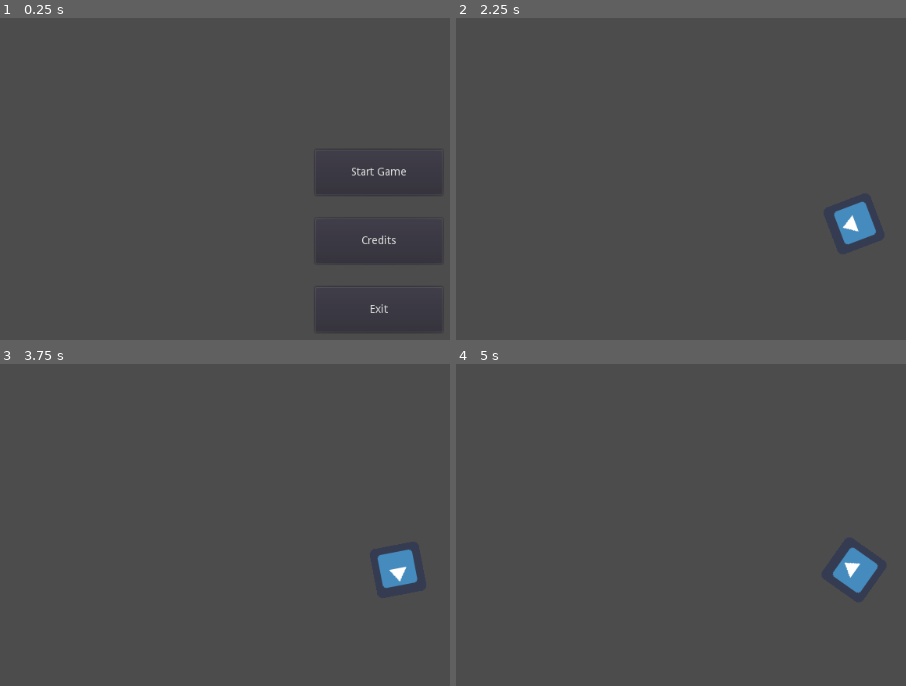
Above: before the commit, frames 1-4 (two rows, left to right).
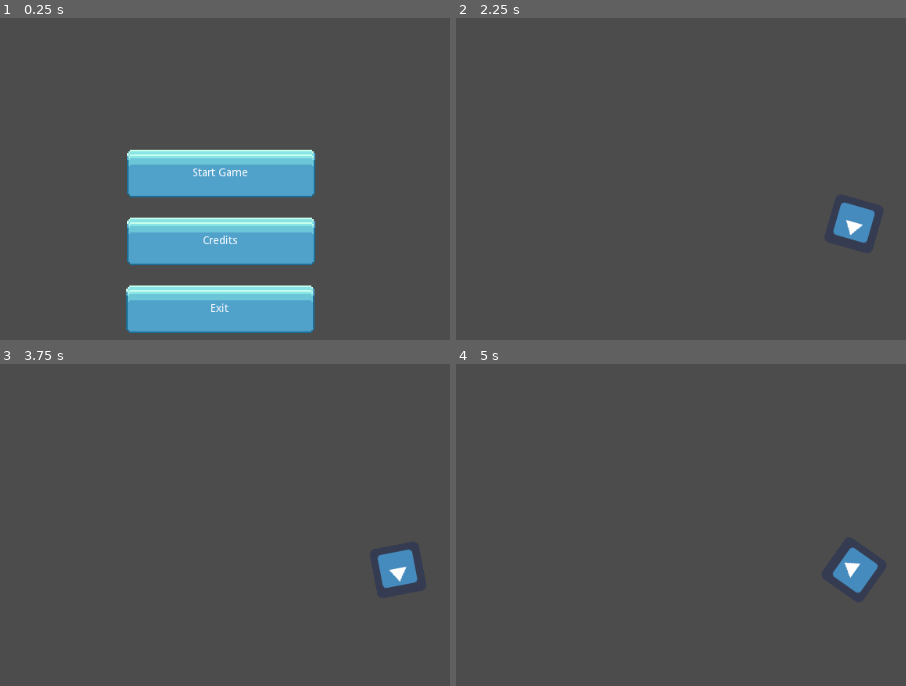
Above: after the commit, the same moments.

Repository: Va-Sdian/GameJam123TheWeb
Game: Godot game, scene res://scenes/MainMenu.tscn
The game is run twice, just before and just after one commit, with the same random seed, the same clock (stepped at 60 frames per second) and the same inputs. The engine's default icon, where the game draws it, is replaced by a stand-in: a white triangle on a blue panel in a dark square.
Inputs (mouse positions are in pixels of both pictures, inside the frame that each line leads up to):
- Up to frame 1 (0.25 s): no input
- Up to frame 2 (2.25 s): click "Credits" at 0.5 s; click "Go back" at 1.25 s; click "Start Game" at 2 s
- Up to frame 3 (3.75 s): tap Enter at 2.75 s; move the mouse to (outside the picture) at 2.77 s; hold Right (ui_right) 2.78-3.53 s; tap Space at 3.5 s; move the mouse to (225, 602) at 3.52 s; hold Down (ui_down) from 3.53 s (still down)
- Up to frame 4 (5 s): tap Enter at 4.25 s; move the mouse to (outside the picture) at 4.27 s; release Down (ui_down) at 4.28 s; hold Right (ui_right) from 4.28 s (still down)

The runs differ from the first frame. In frame 1, 19% of the frame differs, in the area x 28-97%, y 40-98%; in frame 2, 0.4%; in frame 3, less than 0.1%; in frame 4, nothing differs.

Commit message:
Заменил кнопки
Заменил кнопки на TextureButton

Diff:
--- a/scenes/Button.tscn
+++ /dev/null
@@ -1,11 +0,0 @@
-[gd_scene load_steps=2 format=2]
-
-[ext_resource path="res://sounds/Button.gd" type="Script" id=1]
-
-[node name="Exit" type="Button"]
-margin_left = 424.0
-margin_top = 368.0
-margin_right = 587.0
-margin_bottom = 426.0
-text = "Exit"
-script = ExtResource( 1 )
--- a/scenes/Credits.tscn
+++ b/scenes/Credits.tscn
@@ -1,6 +1,7 @@
-[gd_scene load_steps=2 format=2]
+[gd_scene load_steps=3 format=2]
 
-[ext_resource path="res://scenes/Button.tscn" type="PackedScene" id=1]
+[ext_resource path="res://scripts/Button.gd" type="Script" id=1]
+[ext_resource path="res://Sprites/buttons/ButtonBlue13.png" type="Texture" id=2]
 
 [node name="Credits" type="Node2D"]
 
@@ -16,10 +17,21 @@
 Music and sound effects: Va Sdian
 Art: Crab"
 
-[node name="Exit" parent="." instance=ExtResource( 1 )]
-margin_left = 57.0
-margin_top = 37.0
-margin_right = 220.0
-margin_bottom = 95.0
+[node name="TextureButton" type="TextureButton" parent="."]
+margin_left = 29.0
+margin_top = 31.0
+margin_right = 270.0
+margin_bottom = 92.0
+texture_normal = ExtResource( 2 )
+texture_pressed = ExtResource( 2 )
+expand = true
+script = ExtResource( 1 )
+reference_path = "res://scenes/MainMenu.tscn"
+
+[node name="Label" type="Label" parent="TextureButton"]
+margin_right = 239.0
+margin_bottom = 60.0
 text = "Go back"
-reference_path = "res://scenes/MainMenu.tscn"
+align = 1
+valign = 1
+clip_text = true
--- a/scenes/MainMenu.tscn
+++ b/scenes/MainMenu.tscn
@@ -1,26 +1,62 @@
 [gd_scene load_steps=3 format=2]
 
-[ext_resource path="res://scenes/Button.tscn" type="PackedScene" id=1]
-[ext_resource path="res://sounds/Button.gd" type="Script" id=2]
+[ext_resource path="res://scripts/Button.gd" type="Script" id=2]
+[ext_resource path="res://Sprites/buttons/ButtonBlue13.png" type="Texture" id=3]
 
 [node name="MainMenu" type="Node2D"]
 
-[node name="StartGame" type="Button" parent="."]
-margin_left = 424.0
+[node name="StartGame" type="TextureButton" parent="."]
+margin_left = 183.0
 margin_top = 192.0
-margin_right = 587.0
-margin_bottom = 250.0
-text = "Start Game"
+margin_right = 424.0
+margin_bottom = 253.0
+texture_normal = ExtResource( 3 )
+texture_pressed = ExtResource( 3 )
+expand = true
 script = ExtResource( 2 )
 reference_path = "res://scenes/GameWindow.tscn"
 
-[node name="Credits" type="Button" parent="."]
-margin_left = 424.0
-margin_top = 280.0
-margin_right = 587.0
-margin_bottom = 338.0
-text = "Credits"
+[node name="Label" type="Label" parent="StartGame"]
+margin_right = 239.0
+margin_bottom = 60.0
+text = "Start Game"
+align = 1
+valign = 1
+clip_text = true
+
+[node name="Credits" type="TextureButton" parent="."]
+margin_left = 183.0
+margin_top = 279.0
+margin_right = 424.0
+margin_bottom = 340.0
+texture_normal = ExtResource( 3 )
+texture_pressed = ExtResource( 3 )
+expand = true
 script = ExtResource( 2 )
 reference_path = "res://scenes/Credits.tscn"
 
-[node name="Exit" parent="." instance=ExtResource( 1 )]
+[node name="Label" type="Label" parent="Credits"]
+margin_right = 239.0
+margin_bottom = 60.0
+text = "Credits"
+align = 1
+valign = 1
+clip_text = true
+
+[node name="Exit" type="TextureButton" parent="."]
+margin_left = 182.0
+margin_top = 366.0
+margin_right = 423.0
+margin_bottom = 427.0
+texture_normal = ExtResource( 3 )
+texture_pressed = ExtResource( 3 )
+expand = true
+script = ExtResource( 2 )
+
+[node name="Label" type="Label" parent="Exit"]
+margin_right = 239.0
+margin_bottom = 60.0
+text = "Exit"
+align = 1
+valign = 1
+clip_text = true
--- /dev/null
+++ b/scenes/TextureButton.tscn
@@ -0,0 +1,23 @@
+[gd_scene load_steps=3 format=2]
+
+[ext_resource path="res://Sprites/buttons/ButtonBlue13.png" type="Texture" id=1]
+[ext_resource path="res://scripts/Button.gd" type="Script" id=2]
+
+[node name="TextureButton" type="TextureButton"]
+margin_left = 183.0
+margin_top = 192.0
+margin_right = 424.0
+margin_bottom = 253.0
+texture_normal = ExtResource( 1 )
+texture_pressed = ExtResource( 1 )
+expand = true
+script = ExtResource( 2 )
+reference_path = "res://scenes/GameWindow.tscn"
+
+[node name="Label" type="Label" parent="."]
+margin_right = 239.0
+margin_bottom = 60.0
+text = "Credits"
+align = 1
+valign = 1
+clip_text = true
--- /dev/null
+++ b/scripts/Button.gd
@@ -0,0 +1,20 @@
+extends TextureButton
+
+export var reference_path = ""
+export(bool) var start_focused = false
+
+func _ready():
+	if(start_focused):
+		grab_focus()
+
+	connect("mouse_entered",self,"_on_Button_mouse_entered")
+	connect("pressed",self,"_on_Button_Pressed")
+
+func _on_Button_mouse_entered():
+	grab_focus()
+
+func _on_Button_Pressed():
+	if(reference_path != ""):
+		get_tree().change_scene(reference_path)
+	else:
+		get_tree().quit()
--- a/sounds/Button.gd
+++ /dev/null
@@ -1,20 +0,0 @@
-extends Button
-
-export var reference_path = ""
-export(bool) var start_focused = false
-
-func _ready():
-	if(start_focused):
-		grab_focus()
-
-	connect("mouse_entered",self,"_on_Button_mouse_entered")
-	connect("pressed",self,"_on_Button_Pressed")
-
-func _on_Button_mouse_entered():
-	grab_focus()
-
-func _on_Button_Pressed():
-	if(reference_path != ""):
-		get_tree().change_scene(reference_path)
-	else:
-		get_tree().quit()
Binary file added: Sprites/buttons/ButtonBlue13.png
Not shown, added: Sprites/buttons/ButtonBlue13.png.import
